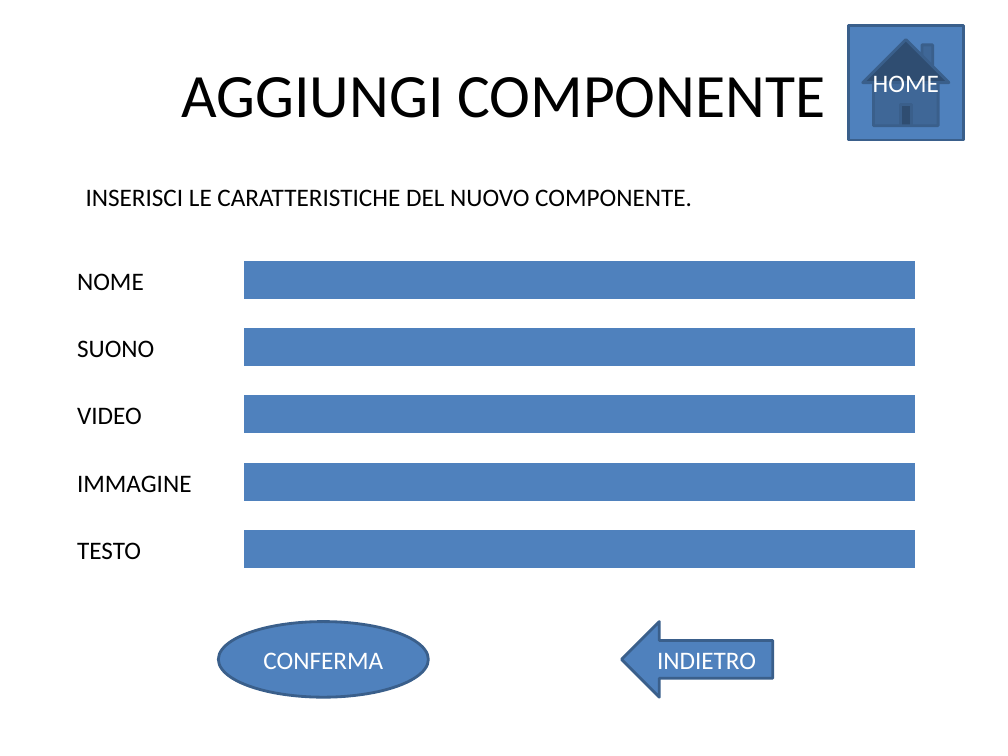
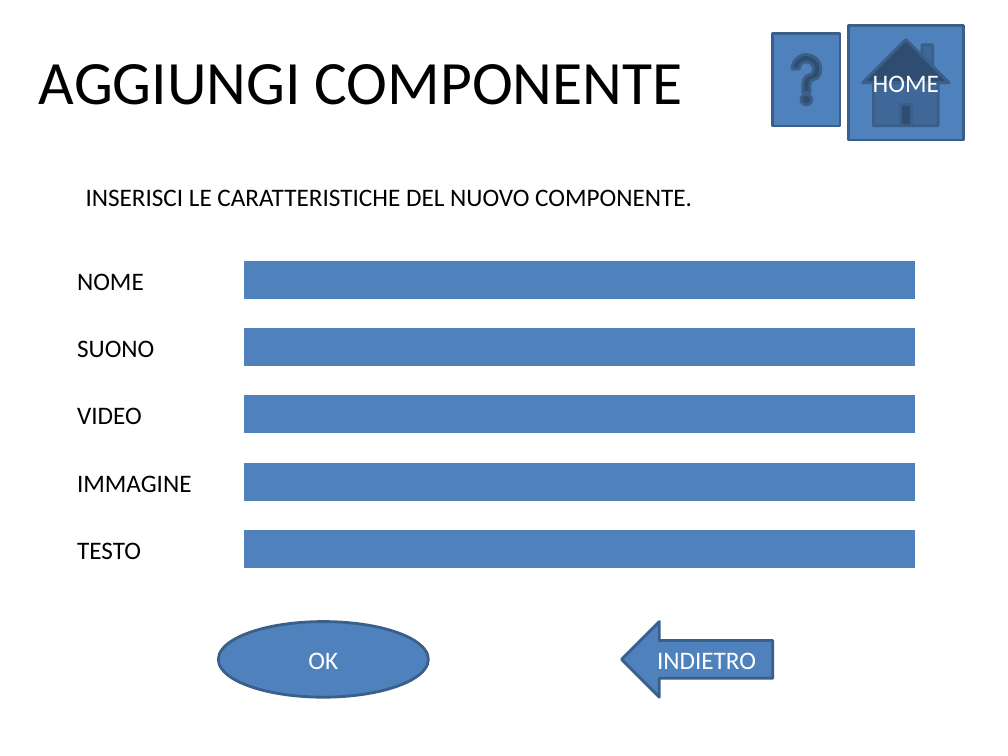
Before and after one commit to skimdz86/prototaips, a slide deck: slide 19 of Immagini/LABHCI-Pagine.pptx (slide 17 before the commit). Drawn at 1008x756 pixels with LibreOffice and Linux fonts; fonts in the diff are those of the drawing. Boxes give left, top, right and bottom in pixels: in the first picture for what was removed or moved away, otherwise in the second. Text is boxed around its words. In the diff, an @@ line names an element or a change of style, - is before the commit and + after.

```diff
--- a/Immagini/LABHCI-Pagine.pptx
+++ b/Immagini/LABHCI-Pagine.pptx
@@ title "AGGIUNGI COMPONENTE": place and size @@
-title "AGGIUNGI COMPONENTE" at <box>182,77,825,118</box>
+title "AGGIUNGI COMPONENTE" at <box>39,64,683,105</box>
@@ action button help added at <box>773,33,841,126</box>, fill #4F81BD, outline #3A5F8C 2 pt @@
@@ text in ellipse at <box>308,652,338,669</box>: text changed @@
-CONFERMA
+OK
```
Also in this commit, not shown: 14 other slides changed, 4 slides added.
